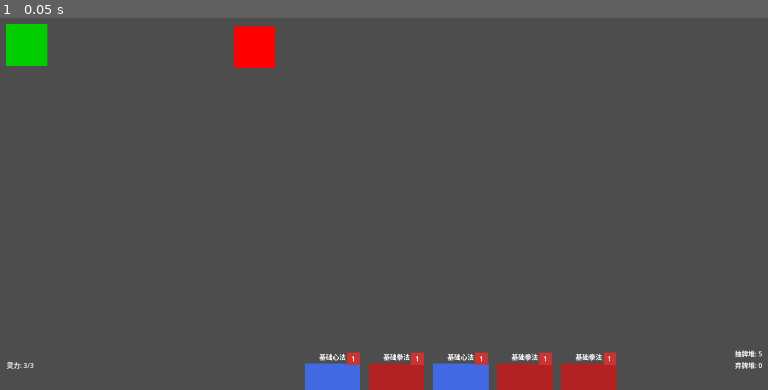
Above: before the commit, frame 1.
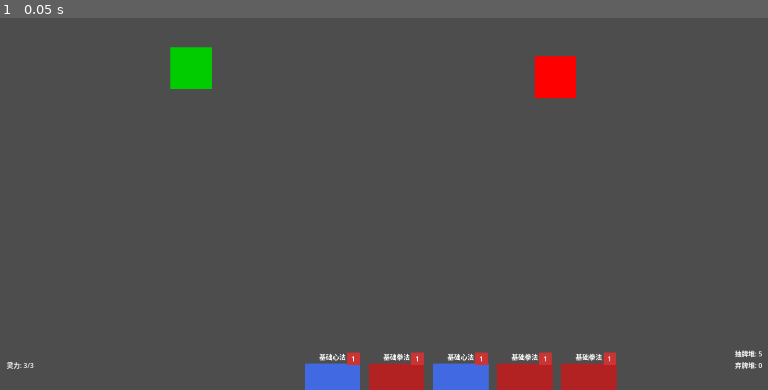
Above: after the commit, the same moment.

Repository: abc-kkk/project-dao-card
Game: Godot game, scene res://scenes/battle/battle.tscn
Same seed, same stepped clock (60 frames per second), same inputs: the game is played once before the commit and once after it.
Inputs:
- Up to frame 1 (0.05 s): no input

The runs differ from the first frame. In frame 1, 2.5% of the frame differs, in the area x 0-75%, y 1-22%.

Commit message:
Add advanced battle system with targeting and projectiles
- Implement complete battle.gd with card targeting system
- Add enemy.gd with health and damage mechanics
- Create projectile.tscn for visual effects
- Add aiming arrow with bezier curve trajectory
- Implement card targeting (NONE, ENEMY types)
- Add energy system and card cost validation
- Support right-click to cancel targeting
- Connect enemy click signals for target selection
- Update player.tscn with proper UID references
- Ready for full card game combat mechanics

Diff:
--- a/scenes/battle/battle.gd
+++ b/scenes/battle/battle.gd
@@ -17,6 +17,8 @@
 @onready var discard_pile_label: Label = $UI_Layer/BattleUI/PileContainer/DiscardPileLabel
 @onready var energy_label: Label = $UI_Layer/BattleUI/EnergyLabel
 @onready var aiming_arrow: Line2D = $AimingArrow
+@onready var player: Node2D = $Player
+@onready var enemy: Area2D = $Enemy
 
 # -------- 战斗状态变量 --------
 # 我们用数组(Array)来管理卡牌“数据”(CardData)，而不是卡牌“场景”(CardUI)
@@ -231,18 +233,20 @@
 	aiming_arrow.visible = false
 	aiming_arrow.clear_points()
 
-# [重构] 修改 apply_card_effect 函数，让它接收一个 target
+# [重构]
 func apply_card_effect(card_data: CardData, target: Node2D):
+	# (target 在这里就是 enemy 实例)
+
 	if card_data.damage > 0:
-		if target: # 确保有目标
-			print("对 %s 造成 %d 点伤害" % [target.name, card_data.damage])
-			# (以后这里会调用 target.take_damage(card_data.damage))
+		if target: # 确保有目标 (target 就是 enemy)
+			# [修改] 不再打印，而是调用函数
+			target.take_damage(card_data.damage)
 		else:
-			# 这种情况不应该发生，除非逻辑错了
 			print("错误：攻击卡没有目标！")
 
 	if card_data.block > 0:
-		print("玩家获得 %d 点真气" % card_data.block)
+		# [修改] 护甲是给玩家的
+		player.add_block(card_data.block)
 
 # 当任何一个在 "enemies" 分组的节点发出 "enemy_clicked" 信号时调用
 func on_enemy_clicked(enemy_instance: Node2D):
--- a/scenes/battle/battle.tscn
+++ b/scenes/battle/battle.tscn
@@ -1,6 +1,7 @@
-[gd_scene load_steps=6 format=3 uid="uid://c1q5ktackuh2w"]
+[gd_scene load_steps=7 format=3 uid="uid://c1q5ktackuh2w"]
 
 [ext_resource type="Script" uid="uid://bu61lqndr1ixy" path="res://scenes/battle/battle.gd" id="1_7gynk"]
+[ext_resource type="PackedScene" uid="uid://ogpc4bf4a0gs" path="res://scenes/battle/player.tscn" id="2_0yh6x"]
 [ext_resource type="PackedScene" uid="uid://s2n3ceui2b82" path="res://scenes/battle/enemy.tscn" id="2_ffvsa"]
 [ext_resource type="Shader" uid="uid://ceclqkqin851l" path="res://assets/shaders/aiming_arrow.gdshader" id="3_xd4uy"]
 
@@ -17,15 +18,11 @@
 [node name="Battle" type="Node2D"]
 script = ExtResource("1_7gynk")
 
-[node name="PlayerPlaceholder" type="ColorRect" parent="."]
-offset_left = 50.0
-offset_top = 200.0
-offset_right = 150.0
-offset_bottom = 300.0
-color = Color(0, 0.8, 0, 1)
+[node name="Player" parent="." instance=ExtResource("2_0yh6x")]
+position = Vector2(495, 306)
 
 [node name="Enemy" parent="." instance=ExtResource("2_ffvsa")]
-position = Vector2(648, 255)
+position = Vector2(1371, 328)
 
 [node name="UI_Layer" type="CanvasLayer" parent="."]
 
--- a/scenes/battle/enemy.gd
+++ b/scenes/battle/enemy.gd
@@ -3,6 +3,25 @@
 
 # [新代码] 定义一个信号，当自己被点击时发出
 signal enemy_clicked(enemy_instance)
+signal stats_changed(stats)
+signal enemy_died
+
+# 敌人的战斗属性
+var health: int = 30:
+	set(value):
+		health = clamp(value, 0, max_health)
+		emit_stats()
+		if health == 0:
+			emit_signal("enemy_died")
+
+var max_health: int = 30
+var block: int = 0:
+	set(value):
+		block = max(value, 0)
+		emit_stats()
+
+func _ready():
+	emit_stats()
 
 # 这是 Area2D 内置的信号处理器
 # 当鼠标点击或悬停在 CollisionShape2D 上时触发
@@ -12,3 +31,38 @@
 		print("敌人被点击了!")
 		# 发出信号，把自己(self)广播出去
 		emit_signal("enemy_clicked", self)
+
+func emit_stats():
+	var stats = {
+		"health": health,
+		"max_health": max_health,
+		"block": block
+	}
+	emit_signal("stats_changed", stats)
+
+# --- 供 BattleManager 调用的“公共API” ---
+
+func take_damage(amount: int):
+	print("敌人受到 %d 伤害" % amount)
+	var damage_remaining = amount
+
+	if block > 0:
+		var block_damage = min(block, damage_remaining)
+		block -= block_damage
+		damage_remaining -= block_damage
+
+	if damage_remaining > 0:
+		health -= damage_remaining
+
+	if health == 0:
+		print("敌人已死亡")
+		# (以后在这里播放“死亡”动画)
+		queue_free() # 暂时先直接消失
+
+func add_block(amount: int):
+	block += amount
+
+func do_action():
+	# 敌人的AI (暂时留空)
+	print("敌人行动！(暂时什么也不做)")
+	pass
--- /dev/null
+++ b/scenes/battle/projectile.gd
@@ -0,0 +1,29 @@
+# scripts/battle/projectile.gd
+extends Node2D
+
+# 这两个变量将由 BattleManager 传入
+var target: Node2D = null
+var speed: float = 1000.0 # 像素/秒
+
+func _process(delta: float):
+	# 如果没有目标，就什么也别做
+	if not is_instance_valid(target):
+		queue_free() # 目标可能已经死了，销毁自己
+		return
+
+	# 1. 获取目标位置
+	var target_pos = target.global_position
+
+	# 2. 检查距离
+	var distance_to_target = global_position.distance_to(target_pos)
+
+	if distance_to_target < 20: # 阈值 (小于20像素就算“击中”)
+		# 3. 击中目标
+		print("投射物击中!")
+		# (以后在这里播放“击中”特效)
+		queue_free() # 销毁自己
+	else:
+		# 4. 飞向目标
+		global_position = global_position.move_toward(target_pos, speed * delta)
+		# 5. (可选) 旋转自己，朝向目标
+		look_at(target_pos)
--- /dev/null
+++ b/scenes/battle/projectile.tscn
@@ -0,0 +1,19 @@
+[gd_scene load_steps=2 format=3 uid="uid://vpwr7y1vikpj"]
+
+[ext_resource type="Script" uid="uid://ncr46dfr78dw" path="res://scenes/battle/projectile.gd" id="1_orbj0"]
+
+[node name="Projectile" type="Node2D"]
+script = ExtResource("1_orbj0")
+
+[node name="ColorRect" type="ColorRect" parent="."]
+anchors_preset = 8
+anchor_left = 0.5
+anchor_top = 0.5
+anchor_right = 0.5
+anchor_bottom = 0.5
+offset_left = -15.0
+offset_top = -5.0
+offset_right = 15.0
+offset_bottom = 5.0
+grow_horizontal = 2
+grow_vertical = 2
Not shown: 1 places in scenes/battle/player.tscn that only renumber resources
Not shown, added: scenes/battle/projectile.gd.uid
